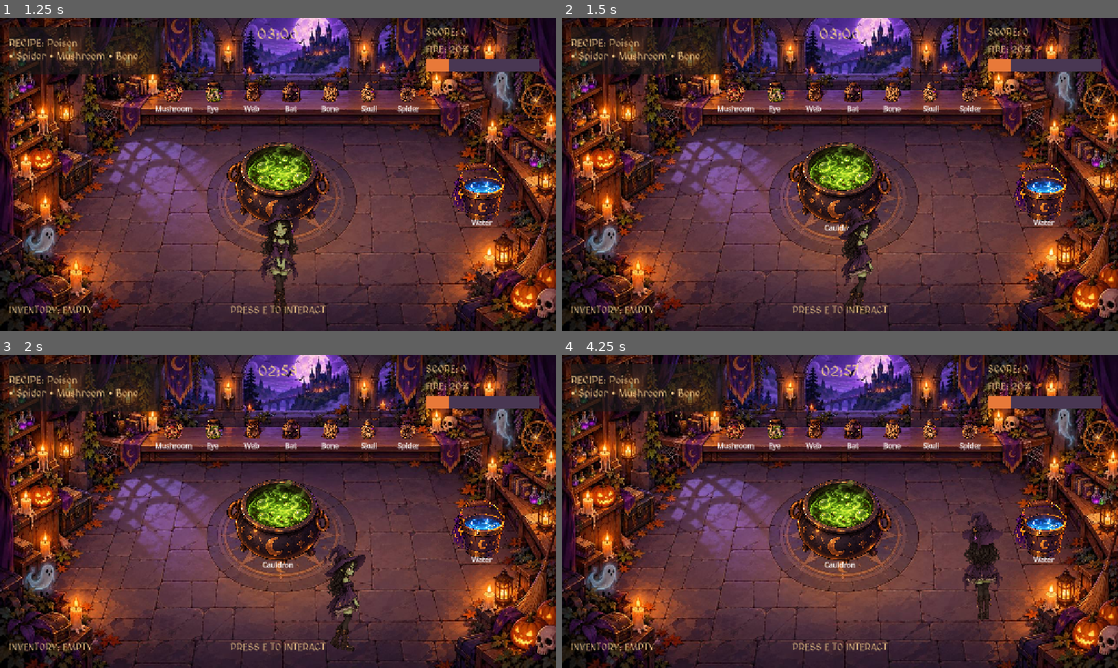
Above: before the commit, frames 1-4 (two rows, left to right).
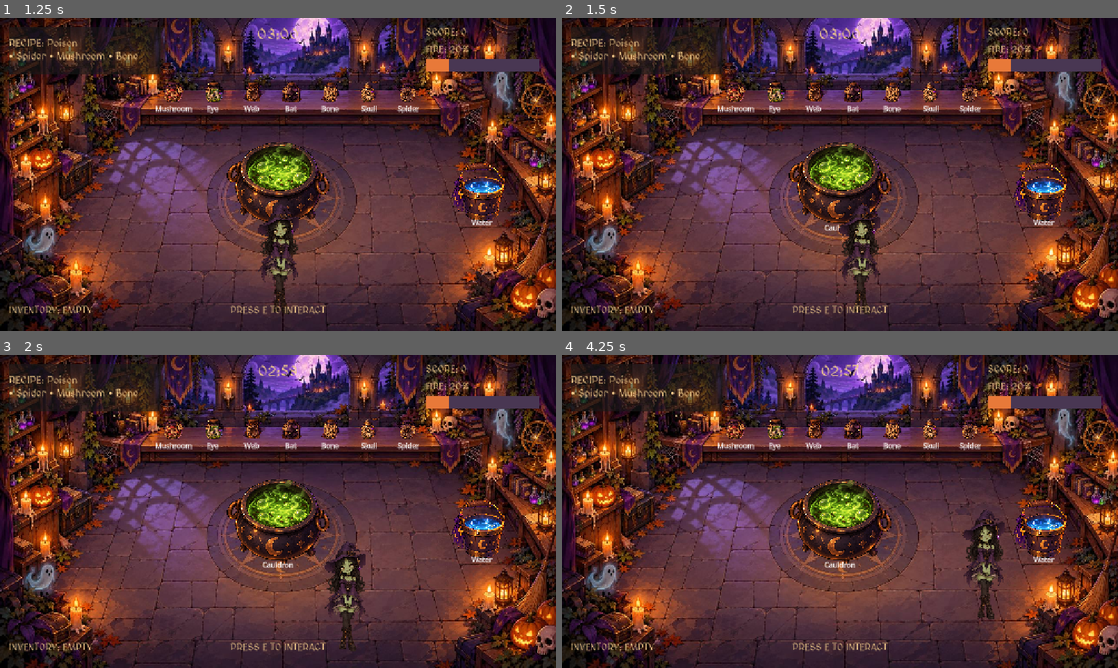
Above: after the commit, the same moments.

Repository: ryadoviy/HellsShift
Game: Godot game, scene res://main.tscn
Same seed, same stepped clock (60 frames per second), same inputs: the game is played once before the commit and once after it.
Inputs (mouse positions are in pixels of both pictures, inside the frame that each line leads up to):
- Up to frame 1 (1.25 s): click "PLAY" at 0.5 s
- Up to frame 2 (1.5 s): tap E (interact) at 1.25 s; move the mouse to (962, 158) at 1.27 s; hold D (move_right) from 1.28 s (still down); hold Q (drop_item) from 1.28 s (still down); click (962, 158) at 1.42 s
- Up to frame 3 (2 s): keep holding D (move_right); keep holding Q (drop_item); tap E (interact) at 1.55 s
- Up to frame 4 (4.25 s): tap E (interact) at 2, 2.1, 2.75, 3.05, 3.5, 3.6 s; move the mouse to (728, 527) at 2.02 s; release D (move_right) at 2.03 s; release Q (drop_item) at 2.03 s; hold S (move_down) 2.03-2.78 s; tap Q (drop_item) at 2.3, 3.8 s; move the mouse to (895, 442) at 2.77 s; hold D (move_right) 2.78-3.53 s; hold Q (drop_item) 2.78-3.53 s; move the mouse to (812, 574) at 3.52 s; hold W (move_up) from 3.53 s (still down); click (812, 574) at 3.67 s

Frame 1 is identical in both runs. In frame 2, 1.0% of the frame differs, in the area x 49-58%, y 59-95%; in frame 3, 1.1%, in the area x 58-66%, y 59-95%; in frame 4, 1.1%.
Error before the commit: Invalid access to property or key 'texture' on a base object of type 'null instance'. (res://fire.gd:61)
Error after the commit: Trying to assign value of type 'Sprite2D' to a variable of type 'AnimatedSprite2D'. (res://player.gd:12)

Commit message:
Add animated witch walking in four directions

Diff:
--- a/player.gd
+++ b/player.gd
@@ -1,3 +1,4 @@
+
 extends CharacterBody2D
 class_name CorePlayer
 
@@ -8,37 +9,18 @@
 var inventory: PlayerInventory
 var facing_direction: Vector2 = Vector2.DOWN
 
-@onready var witch_sprite: Sprite2D = $WitchSprite
+@onready var witch_sprite: AnimatedSprite2D = $WitchSprite
+@export var walking_scale_multiplier: float = 1.4
 
-var witch_down: Texture2D = preload("res://assets/sprites/player/witch_down.png")
-var witch_up: Texture2D = preload("res://assets/sprites/player/witch_up.png")
-var witch_left: Texture2D = preload("res://assets/sprites/player/witch_left.png")
-var witch_right: Texture2D = preload("res://assets/sprites/player/witch_right.png")
-
-
-func update_witch_direction(direction: Vector2) -> void:
-	if direction == Vector2.ZERO:
-		return
-
-	if absf(direction.x) > absf(direction.y):
-		if direction.x < 0:
-			witch_sprite.texture = witch_left
-		else:
-			witch_sprite.texture = witch_right
-	else:
-		if direction.y < 0:
-			witch_sprite.texture = witch_up
-		else:
-			witch_sprite.texture = witch_down
-
+var normal_sprite_scale: Vector2
 
 func _ready() -> void:
 	inventory = PlayerInventory.new()
 	inventory.name = "Inventory"
 	add_child(inventory)
+	normal_sprite_scale = witch_sprite.scale
 
-	# Початковий вигляд — обличчям до гравця
-	witch_sprite.texture = witch_down
+	witch_sprite.play("idle_down")
 
 
 func _physics_process(_delta: float) -> void:
@@ -46,7 +28,7 @@
 		"move_left",
 		"move_right",
 		"move_up",
-		"move_down"
+        "move_down"
 	)
 
 	if direction != Vector2.ZERO:
@@ -54,32 +36,51 @@
 
 	velocity = direction * speed
 	move_and_slide()
-	update_witch_direction(direction)
+
+	update_witch_animation(direction)
+
+
+func update_witch_animation(direction: Vector2) -> void:
+	var animation_name: String = ""
+
+	var is_moving: bool = direction != Vector2.ZERO
+
+	var look_direction: Vector2 = facing_direction
+
+	if absf(look_direction.x) > absf(look_direction.y):
+		if look_direction.x < 0:
+			animation_name = "left"
+		else:
+			animation_name = "right"
+	else:
+		if look_direction.y < 0:
+			animation_name = "up"
+		else:
+			animation_name = "down"
+
+	if is_moving:
+		animation_name = "walk_" + animation_name
+	else:
+		animation_name = "idle_" + animation_name
+	if is_moving:
+		witch_sprite.scale = normal_sprite_scale * walking_scale_multiplier
+	else:
+		witch_sprite.scale = normal_sprite_scale
+	if witch_sprite.animation != animation_name:
+		witch_sprite.play(animation_name)
+	elif not witch_sprite.is_playing():
+		witch_sprite.play()
 
 
 func _unhandled_input(event: InputEvent) -> void:
-	if not is_physics_processing() or event.is_echo():
-		return
-
 	if event.is_action_pressed("interact"):
 		interact_with_nearest()
-		get_viewport().set_input_as_handled()
 
 	elif event.is_action_pressed("drop_item"):
 		drop_held_item()
-		get_viewport().set_input_as_handled()
-
 
 
 func interact_with_nearest() -> void:
-	for node in get_tree().get_nodes_in_group("interactables"):
-		var target := node as GameInteractable
-
-		if target != null and target.kind == GameInteractable.Kind.CAULDRON:
-			print("DISTANCE TO CAULDRON: ",
-				global_position.distance_to(target.global_position))
-			print("ALLOWED DISTANCE: ", target.interaction_distance)
-	print("E PRESSED — SEARCHING FOR INTERACTABLE")
 	var nearest: GameInteractable = null
 	var nearest_distance: float = INF
 	var nearby_cauldron: GameInteractable = null
@@ -93,7 +94,7 @@
 		if not target.can_interact(self):
 			continue
 
-		var distance := global_position.distance_to(
+		var distance: float = global_position.distance_to(
 			target.global_position
 		)
 
@@ -105,28 +106,29 @@
 			nearest_distance = distance
 
 	if nearby_cauldron != null:
-		print("CAULDRON SELECTED")
 		nearby_cauldron.interact(self)
 		return
 
 	if nearest != null:
-		print("SELECTED: ", nearest.display_name)
 		nearest.interact(self)
 
-# Скинути предмет із рук.
+
 func drop_held_item() -> void:
-	if not inventory.has_item():
+	if inventory == null or not inventory.has_item():
 		return
 
-	var item_id := inventory.remove_item()
-	var drop_position := global_position + facing_direction * 40.0
+	var item_id: StringName = inventory.remove_item()
+
+	var drop_position: Vector2 = global_position + facing_direction * 48.0
+
 	item_dropped.emit(item_id, drop_position)
 
 
 func reset_player() -> void:
 	velocity = Vector2.ZERO
 	facing_direction = Vector2.DOWN
-	inventory.reset()
 
-	# Повертаємо відьмочку обличчям до гравця
-	witch_sprite.texture = witch_down
+	if inventory != null:
+		inventory.reset()
+
+	witch_sprite.play("idle_down")
Binary file added: assets/sprites/player/walk_down/01.png
Not shown, added: assets/sprites/player/walk_down/01.png.import
Binary file added: assets/sprites/player/walk_down/02.png
Not shown, added: assets/sprites/player/walk_down/02.png.import
Binary file added: assets/sprites/player/walk_down/03.png
Not shown, added: assets/sprites/player/walk_down/03.png.import
Binary file added: assets/sprites/player/walk_down/04.png
Not shown, added: assets/sprites/player/walk_down/04.png.import
Binary file added: assets/sprites/player/walk_left/01.png
Not shown, added: assets/sprites/player/walk_left/01.png.import
Binary file added: assets/sprites/player/walk_left/02.png
Not shown, added: assets/sprites/player/walk_left/02.png.import
(and 20 more such lines)
